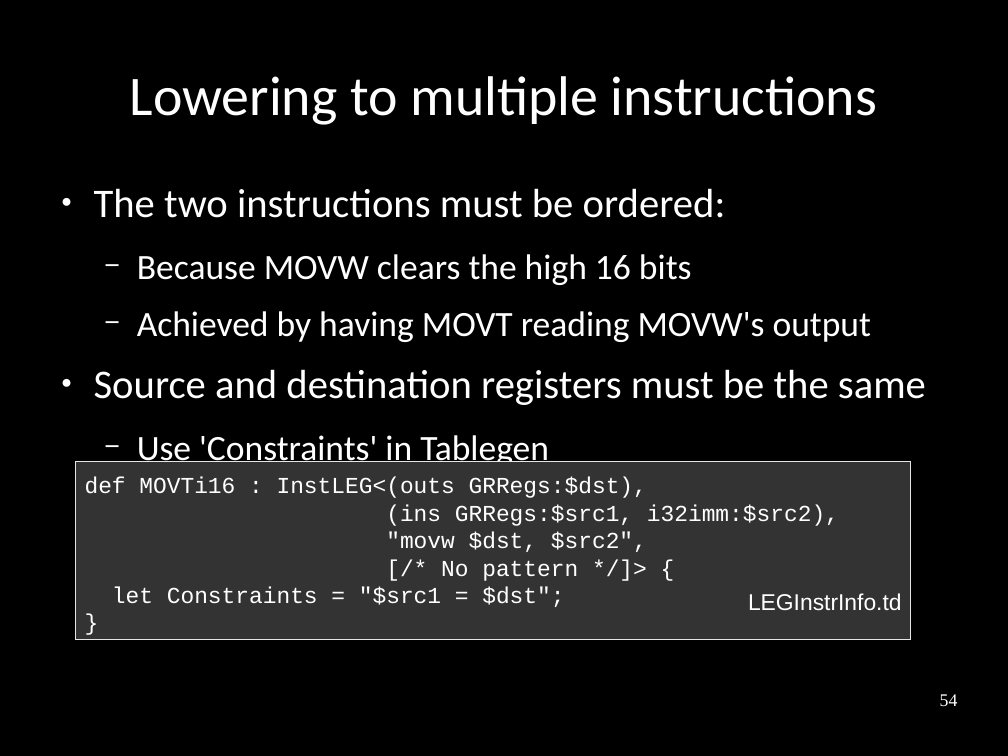
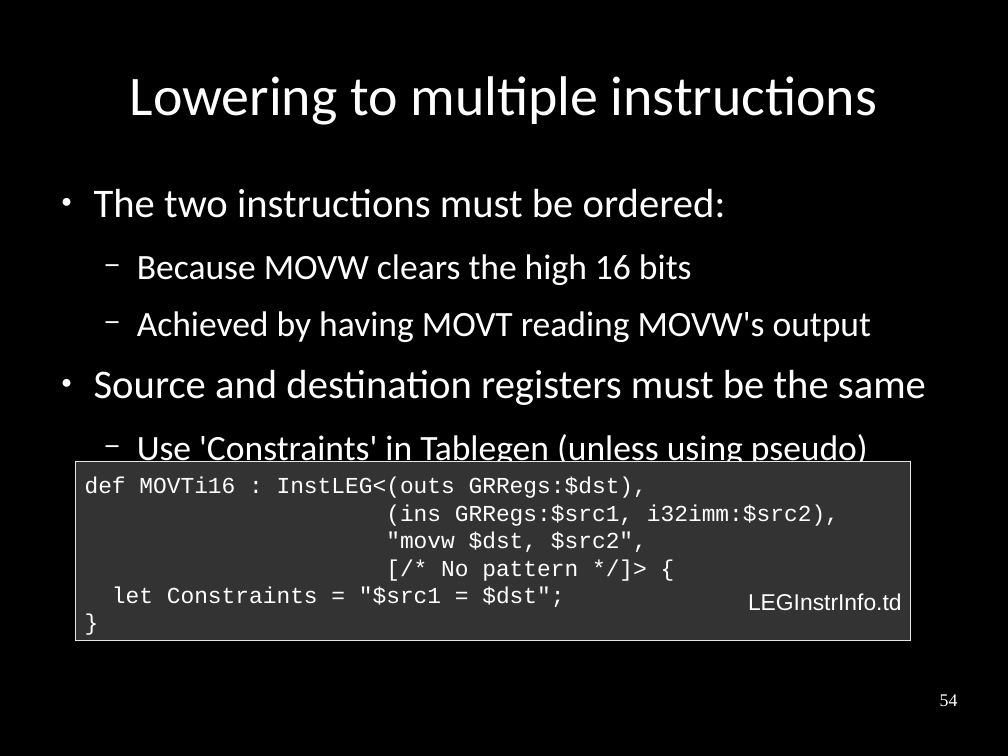
Before and after one commit to frasercrmck/llvm-leg, a slide deck: slide 54 of docs/Codeplay/Slides.odp. Drawn at 1008x756 pixels with LibreOffice and Linux fonts; fonts in the diff are those of the drawing. Boxes give left, top, right and bottom in pixels: in the first picture for what was removed or moved away, otherwise in the second. Text is boxed around its words. In the diff, an @@ line names an element or a change of style, - is before the commit and + after.

```diff
--- a/docs/Codeplay/Slides.odp
+++ b/docs/Codeplay/Slides.odp
@@ text at (137,434,868,468): text changed @@
-  − Use 'Constraints' in Tablegen
+  − Use 'Constraints' in Tablegen (unless using pseudo)
```
Also in this commit, not shown: 5 other slides changed, 1 slide added.
